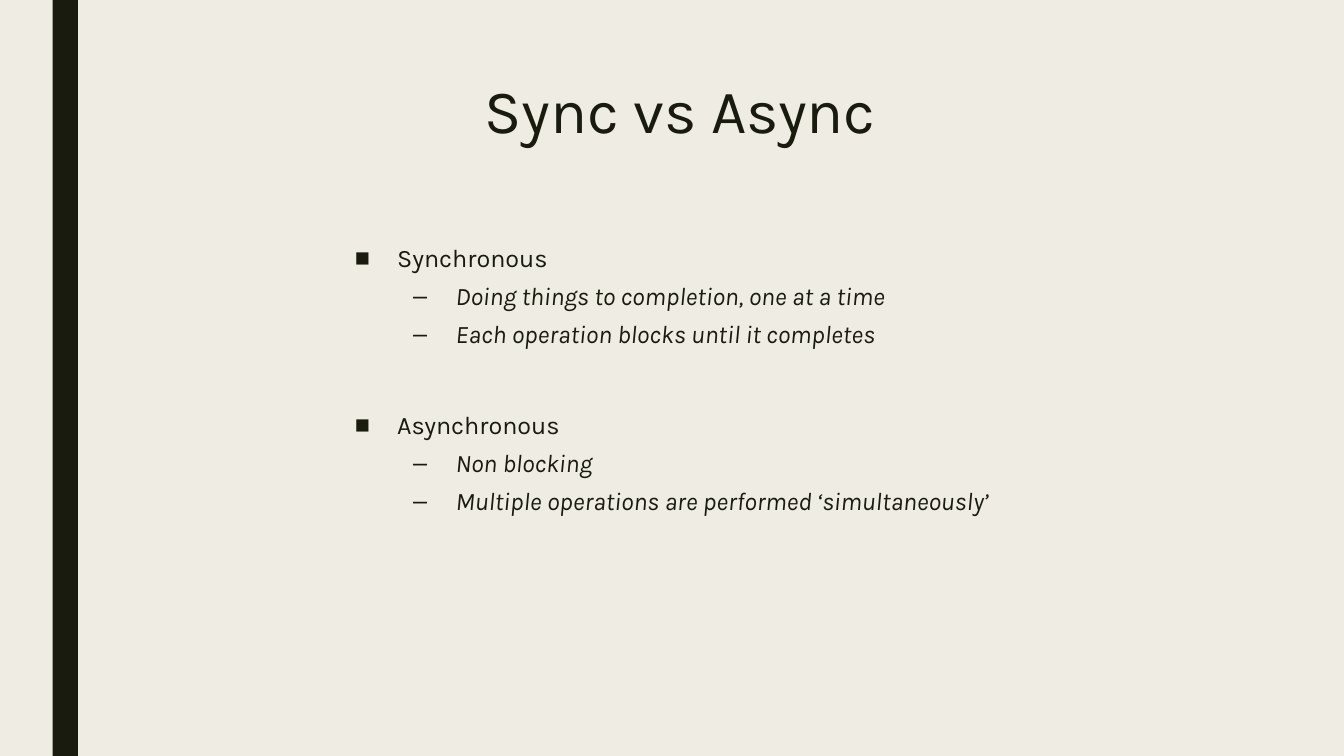
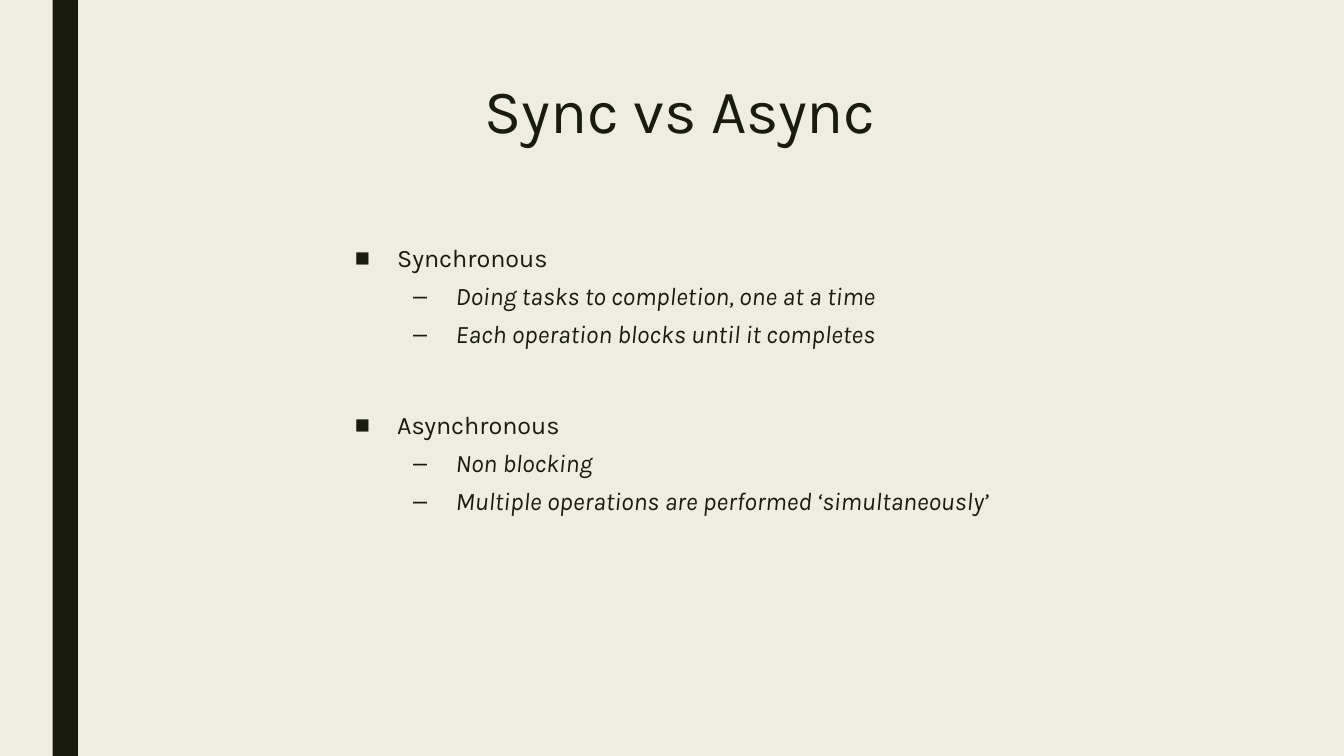
Before and after one commit to bdelate/talk-python-async, a slide deck: slide 4 of slides.pptx. Drawn at 1344x756 pixels with LibreOffice and Linux fonts; fonts in the diff are those of the drawing. Boxes give left, top, right and bottom in pixels: in the first picture for what was removed or moved away, otherwise in the second. Text is boxed around its words. In the diff, an @@ line names an element or a change of style, - is before the commit and + after.

```diff
--- a/slides.pptx
+++ b/slides.pptx
@@ text at [456, 287, 875, 311]: text changed @@
-  – Doing things to completion, one at a time
+  – Doing tasks to completion, one at a time
```
Also in this commit, not shown: 1 other slide changed, 11 slides added, 4 other files.
